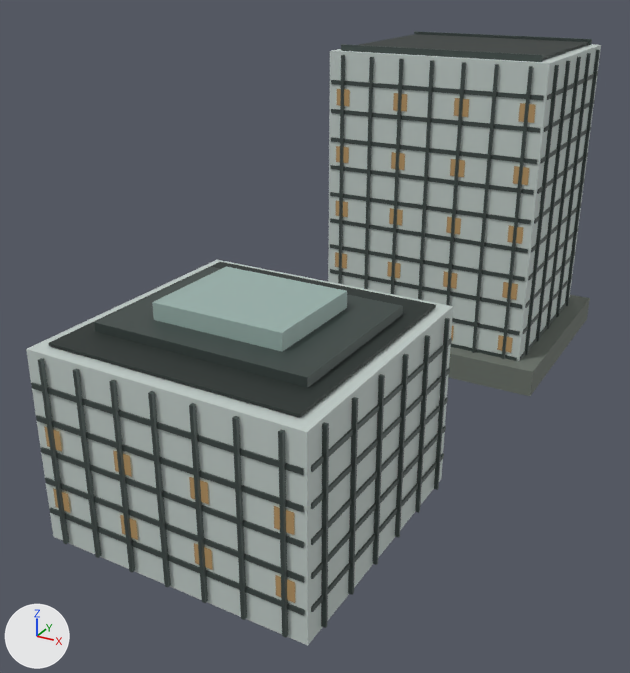
Renders of the Blender file landmarks/assets/software-base-2.blend from each side of a commit.
Rendered twice from a 50 mm lens placed at (70.0, -153.1, 89.2), pointed at (-7.2, -12.7, 18.9). Lighting does not change. The marker at lower left points along +X, +Y and +Z. The first picture is the older version.

Before the edit, the objects in view are built like this:
```python
mat_glass = principled_material('glass')
mat_glass.base_color = (0.558, 0.631, 0.604)  # light grey #c5d0cc
mat_glass.metallic = 0.04
mat_glass.roughness = 0.58
mat_glass_alt = principled_material('glass_alt')
mat_glass_alt.base_color = (0.342, 0.468, 0.434)  # grey #9eb6b0
mat_glass_alt.metallic = 0.06
me_crown_box_001 = bpy.data.meshes.new('crown_box.001')
me_crown_box_001.from_pydata([(11.2, -35.6, 36.4), (-12.5, -35.0, 36.4), (-12.9, -54.6, 36.4), (10.8, -55.1, 36.4), (-12.9, -54.6, 39.6), (10.8, -55.1, 39.6), (-12.5, -35.0, 39.6), (11.2, -35.6, 39.6)], [], [(0, 3, 2, 1), (3, 5, 4, 2), (2, 4, 6, 1), (1, 6, 7, 0), (0, 7, 5, 3), (5, 7, 6, 4)])
me_crown_box_001.materials.append(mat_glass_alt)  # grey #9eb6b0
me_envelope = bpy.data.meshes.new('envelope')
me_envelope.from_pydata(...)  # 16 vertices, 12 faces; spans x -26.1..25.4, y -70.2..66.9, z 0.0..69.6
me_envelope.materials.append(mat_glass)  # light grey #c5d0cc
me_night_windows = bpy.data.meshes.new('night_windows')
me_night_windows.from_pydata(...)  # 224 vertices, 56 faces; spans x -24.2..23.5, y -70.2..67.0, z 6.8..61.7
me_night_windows.materials.append(mat_night)  # black #2a2418, glowing beige #ffd18e
ob_crown_box_001 = bpy.data.objects.new('crown_box.001', me_crown_box_001)
ob_crown_box_001.location = (0.0, 0.0, 0.0)
ob_envelope = bpy.data.objects.new('envelope', me_envelope)
ob_envelope.location = (0.0, 0.0, 0.0)
ob_night_windows = bpy.data.objects.new('night_windows', me_night_windows)
ob_night_windows.location = (0.0, 0.0, 0.0)
# also in view: 'parapet' at (0.9, 45.0, 70.2); 'fins' at (-0.4, -1.6, 34.7); 'podium' at (0.9, 45.0, 3.0); 'floor_bands' at (-0.4, -1.6, 34.4); 'roof_deck' at (-0.3, -1.5, 52.5)
```
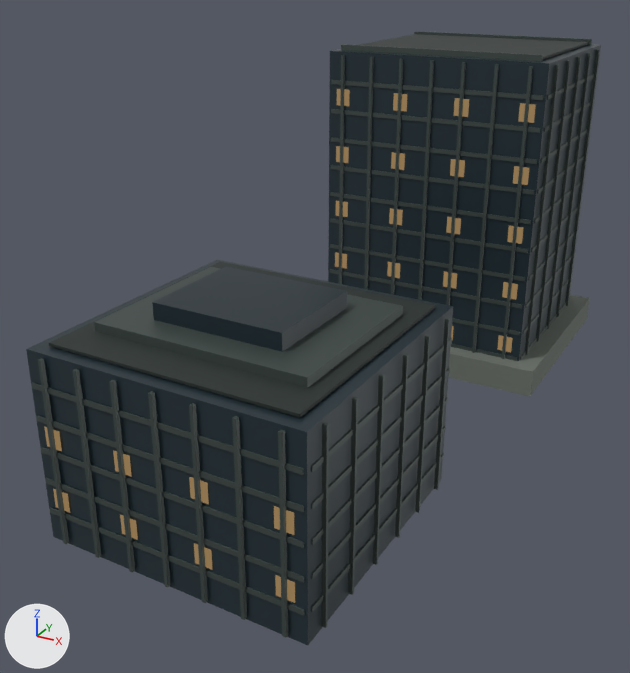
What the commit changed:
Material 'glass' (mat_glass) changes colour from light grey #c5d0cc to dark blue #24343c; in linear values from (0.558, 0.631, 0.604) to (0.0176, 0.0343, 0.0452).
Material 'glass_alt' (mat_glass_alt) changes colour from grey #9eb6b0 to dark blue #1c2c34; in linear values from (0.342, 0.468, 0.434) to (0.0116, 0.0252, 0.0343).

Location of each change, [x1, y1, x2, y2] in pixels of the pictures (630 x 673 px):
'envelope', recoloured (light grey to dark blue)
    both: [26, 44, 601, 645]
'crown_box.001', recoloured (darker)
    both: [152, 266, 347, 352]
